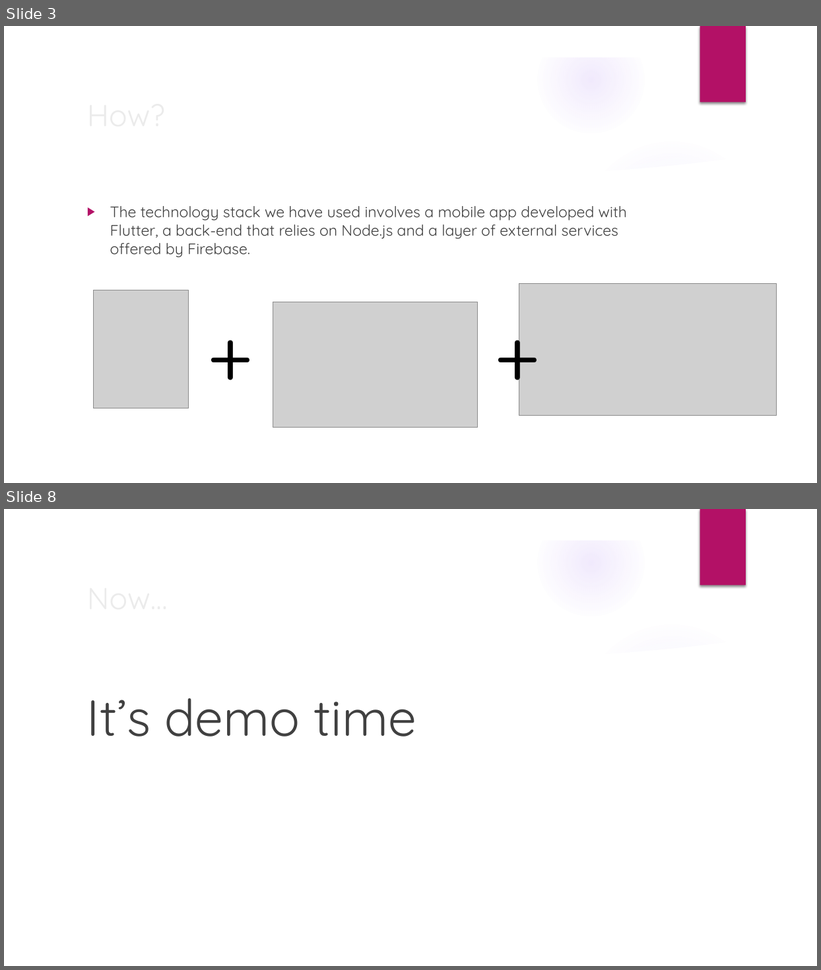
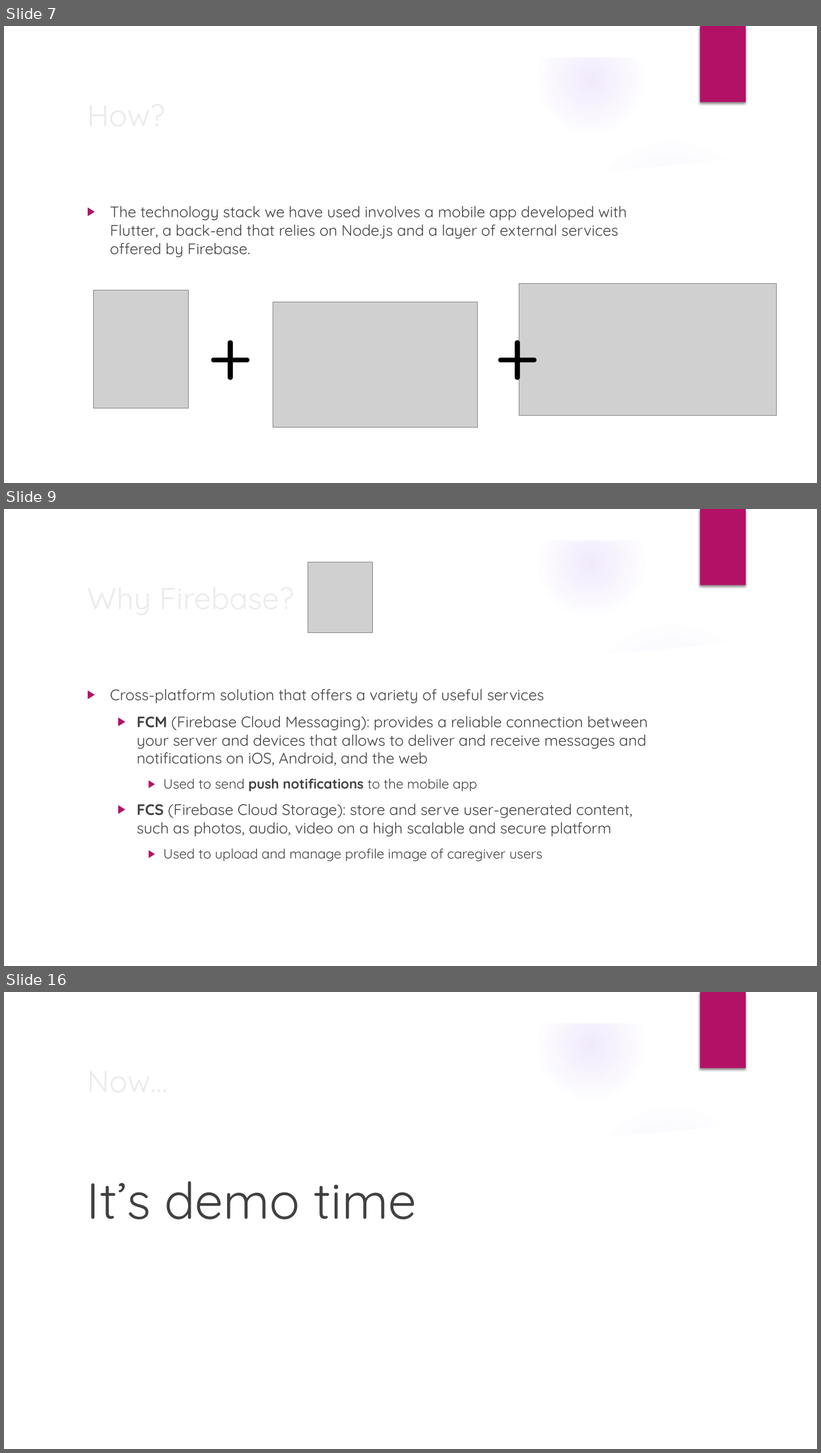
Before and after one commit to fedy97/Baddy-full-stack-app, a slide deck: documentation/Baddy_presentation.pptx. Shown one above the other, each under a label of ours: slides 3 and 8 before the commit, slides 7, 9 and 16 after it; the slides between them are not shown. The pictures are 821x970 and 821x1453 pixels, drawn with LibreOffice and Linux fonts; fonts in the diff are those of the drawing; grey boxes stand for pictures; background and template pictures are left out. Boxes give left, top, right and bottom in pixels: in the first picture for what was removed or moved away, otherwise in the second. Text is boxed around its words. In the diff, an @@ line names an element or a change of style, - is before the commit and + after.

Commit message:
added notification for messages + power point update

```diff
--- a/documentation/Baddy_presentation.pptx
+++ b/documentation/Baddy_presentation.pptx
@@ slide 9 added at (4, 509, 817, 966), background picture (left out); not listed: 9 template elements that a slide beside it also shows @@
@@ picture added at (308, 562, 373, 633) @@
@@ text added at (110, 689, 648, 861), 18 pt, text #404040 @@
+▶ Cross-platform solution that offers a variety of useful services
+  ▶ FCM (Firebase Cloud Messaging): provides a reliable connection between your server and devices that allows to deliver and receive messages and notifications on iOS, Android, and the web
+    ▶ Used to send push notifications to the mobile app
+  ▶ FCS (Firebase Cloud Storage): store and serve user-generated content, such as photos, audio, video on a high scalable and secure platform
+    ▶ Used to upload and manage profile image of caregiver users
@@ title added at (171, 716, 236, 731), 36 pt, text #EBEBEB @@
+Why Firebase?
@@ what was slide 3 is now slide 7 @@
@@ what was slide 8 is now slide 16 @@
```
Also in this commit, not shown: 3 slides changed, 7 other slides added, 1 other file.
